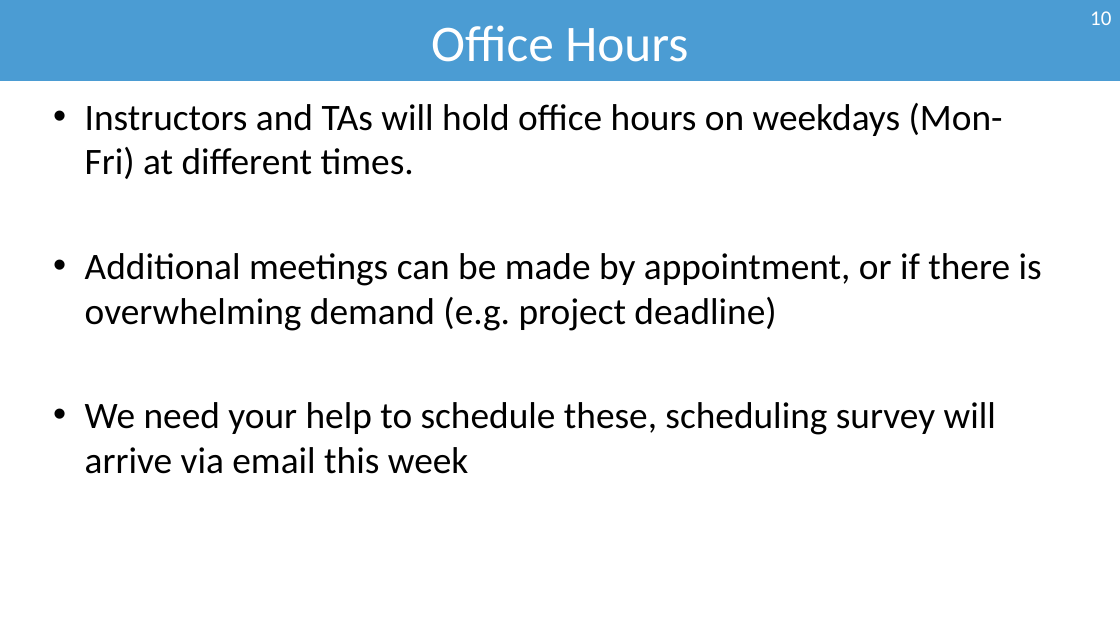
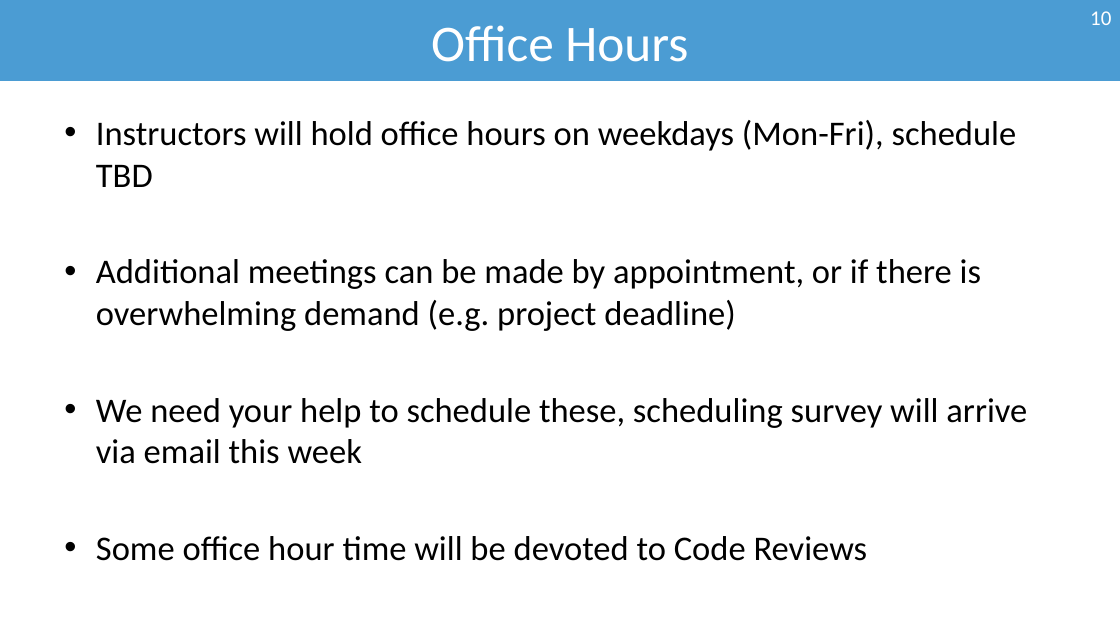
Before and after one commit to bsb20/bsb20.github.io, a slide deck: slide 10 of docs/421_f26/lectures/L0.pptx. Drawn at 1120x630 pixels with LibreOffice and Linux fonts; fonts in the diff are those of the drawing; background and template pictures are left out. Boxes give left, top, right and bottom in pixels: in the first picture for what was removed or moved away, otherwise in the second. Text is boxed around its words. In the diff, an @@ line names an element or a change of style, - is before the commit and + after.

```diff
--- a/docs/421_f26/lectures/L0.pptx
+++ b/docs/421_f26/lectures/L0.pptx
@@ text "Instructors will hold office hours ...": place and size @@
-text "Instructors will hold office hours ..." at [85, 103, 1042, 474]
+text "Instructors will hold office hours ..." at [96, 120, 1027, 561]
@@ text at [96, 120, 1017, 187]: text changed; size 32 to 29.6 pt @@
-• Instructors and TAs will hold office hours on weekdays (Mon-Fri) at different times.
+• Instructors will hold office hours on weekdays (Mon-Fri), schedule TBD
@@ text at [96, 259, 1027, 464]: size 32 to 29.6 pt in "Additional meetings can be made by appointment, ...", "We need your help to schedule these, ..." @@
@@ text at [96, 536, 868, 561]: paragraph added @@
+• Some office hour time will be devoted to Code Reviews
```
Also in this commit, not shown: 7 other slides changed, 2 slides added, 1 other file.
